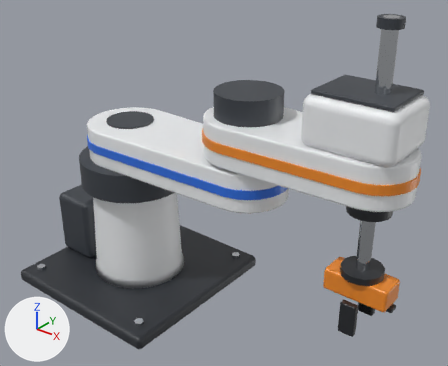
Renders of the glTF model models/scara/scara_sceliph_flat.glb from each side of a commit.
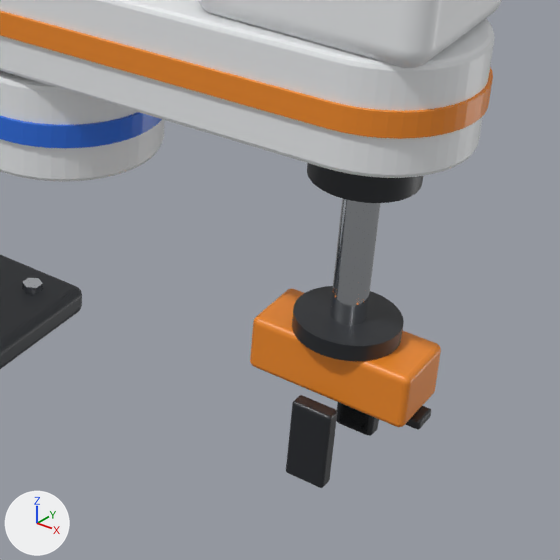
Each version is shown whole from a 50 mm camera at (0.751, -0.683, 0.678) aimed at (0.197, 0.011, 0.248), then close up on the part from 50% to 100% of the width and 38% to 100% of the height. Every picture has the same lights, and +X, +Y and +Z are marked at lower left. The last two pictures show the newer version. Where no turn or scale is listed for an object, it has been applied to the vertices. Vertices at exactly the same position are counted once.

The scene before the commit, as lines of its bpy script (objects in view):
```python
me_mesh_15 = bpy.data.meshes.new('Mesh_15')
me_mesh_15.from_pydata(...)  # 300 vertices, 596 faces; spans x 0.185..0.505, y -0.065..0.065, z -0.031..0.031
me_mesh_15.materials.append(mat_도장_알루미늄_주물_link2__body__coated_metal)  # white #eef0f2
me_mesh_25 = bpy.data.meshes.new('Mesh_25')
me_mesh_25.from_pydata(...)  # 488 vertices, 972 faces; spans x -0.048..0.048, y -0.022..0.022, z -0.017..0.017
me_mesh_25.materials.append(mat_폴리머_quill__gripper_body__molded_polymer)
me_mesh_26 = bpy.data.meshes.new('Mesh_26')
me_mesh_26.from_pydata(...)  # 488 vertices, 972 faces; spans x -0.052..0.052, y -0.008..0.008, z -0.003..0.003
me_mesh_26.materials.append(mat_양극산화_알루미늄_quill__gripper_rail__anodized_metal)
ob_link2__body = bpy.data.objects.new('link2__body', me_mesh_15)
ob_link2__body.location = (0.0, 0.0, 0.346)
ob_quill__gripper_body = bpy.data.objects.new('quill__gripper_body', me_mesh_25)
ob_quill__gripper_body.location = (0.45, 0.0, 0.173)
ob_quill__gripper_rail = bpy.data.objects.new('quill__gripper_rail', me_mesh_26)
ob_quill__gripper_rail.location = (0.45, 0.0, 0.153)
# also in view: 'quill__flange' at (0.45, 0.0, 0.195); 'base__plate' at (0.0, 0.0, 0.012); 'link1__band' at (0.12, 0.0, 0.28); 'link2__head' at (0.43, 0.0, 0.409); 'fingerR__finger' at (0.45, -0.03, 0.131)
```
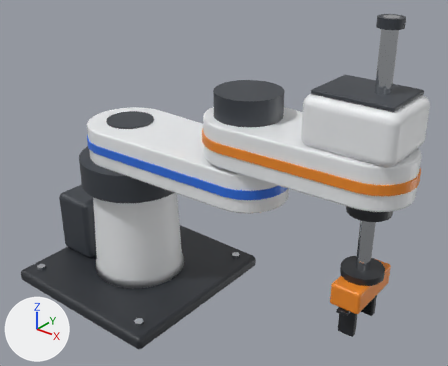
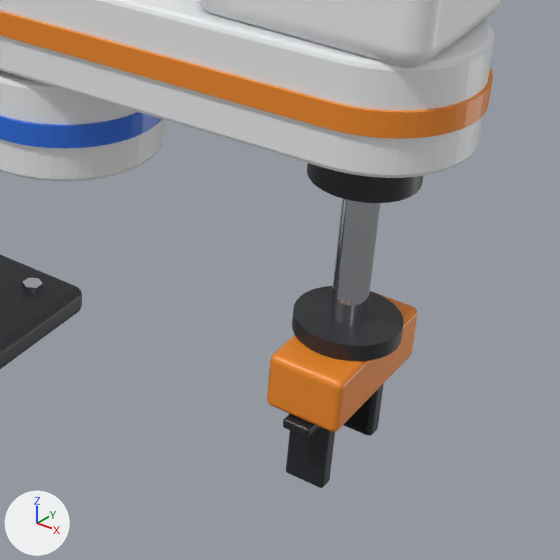
Changed parts and their boxes (x1, y1, x2, y2) in the close-ups (560 x 560 px; the box of a moved part takes in the faces that stretch with it):
'quill__gripper_body', reshaped (21% narrower)
    before: (250, 289, 441, 427)
    after: (267, 291, 417, 432)
'quill__gripper_rail', reshaped
    before: (405, 406, 431, 430)
    after: (283, 414, 319, 437)
part 1 of me_mesh_25, moved or reshaped
    before: (396, 374, 411, 427)
    after: (329, 379, 344, 432)
part 2 of me_mesh_25, moved or reshaped
    before: (406, 343, 441, 423)
    after: (338, 306, 417, 429)
part 3 of me_mesh_25, moved or reshaped
    before: (250, 316, 434, 426)
    after: (267, 307, 411, 431)
part 4 of me_mesh_25, moved or reshaped (mostly hidden afterwards)
    before: (256, 289, 435, 344)
    after: (274, 291, 412, 354)
part 5 of me_mesh_26, moved or reshaped
    before: (416, 420, 421, 430)
    after: (305, 428, 310, 437)
part 6 of me_mesh_26, moved or reshaped
    before: (419, 408, 431, 428)
    after: (308, 424, 319, 436)
part 7 of me_mesh_26, moved or reshaped
    before: (405, 407, 428, 429)
    after: (283, 415, 312, 433)

The edits, one by one:
me_mesh_25 is used by ob_quill__gripper_body; location (0.45, 0.0, 0.173).
me_mesh_25 had 488 vertices, 972 faces and spanned x -0.048..0.048, y -0.022..0.022, z -0.017..0.017.
me_mesh_25 now has 488 vertices, 972 faces and spans x -0.022..0.022, y -0.048..0.048, z -0.017..0.017.
me_mesh_25 part 1: all 122 vertices in x 0.044..0.048, y -0.022..-0.018, z -0.017..0.017 are moved by (-0.026, -0.026, 0.0).
me_mesh_25 part 2: all 122 vertices in x 0.044..0.048, y 0.018..0.022, z -0.017..0.017 are moved by (-0.026, 0.026, 0.0).
me_mesh_25 part 3: all 122 vertices in x -0.048..-0.044, y -0.022..-0.018, z -0.017..0.017 are moved by (0.026, -0.026, 0.0).
me_mesh_25 part 4: all 122 vertices in x -0.048..-0.044, y 0.018..0.022, z -0.017..0.017 are moved by (0.026, 0.026, 0.0).
me_mesh_26 is used by ob_quill__gripper_rail; location (0.45, 0.0, 0.153).
me_mesh_26 had 488 vertices, 972 faces and spanned x -0.052..0.052, y -0.008..0.008, z -0.003..0.003.
me_mesh_26 now has 488 vertices, 972 faces and spans x -0.008..0.008, y -0.052..0.052, z -0.003..0.003.
me_mesh_26 part 5: all 122 vertices in x 0.0505..0.052, y -0.008..-0.0065, z -0.003..0.003 are moved by (-0.044, -0.044, 0.0).
me_mesh_26 part 6: all 122 vertices in x 0.0505..0.052, y 0.0065..0.008, z -0.003..0.003 are moved by (-0.044, 0.044, 0.0).
me_mesh_26 part 7: all 122 vertices in x -0.052..-0.0505, y -0.008..-0.0065, z -0.003..0.003 are moved by (0.044, -0.044, 0.0).
Other edits to the shape of me_mesh_26 do not show in these pictures.
